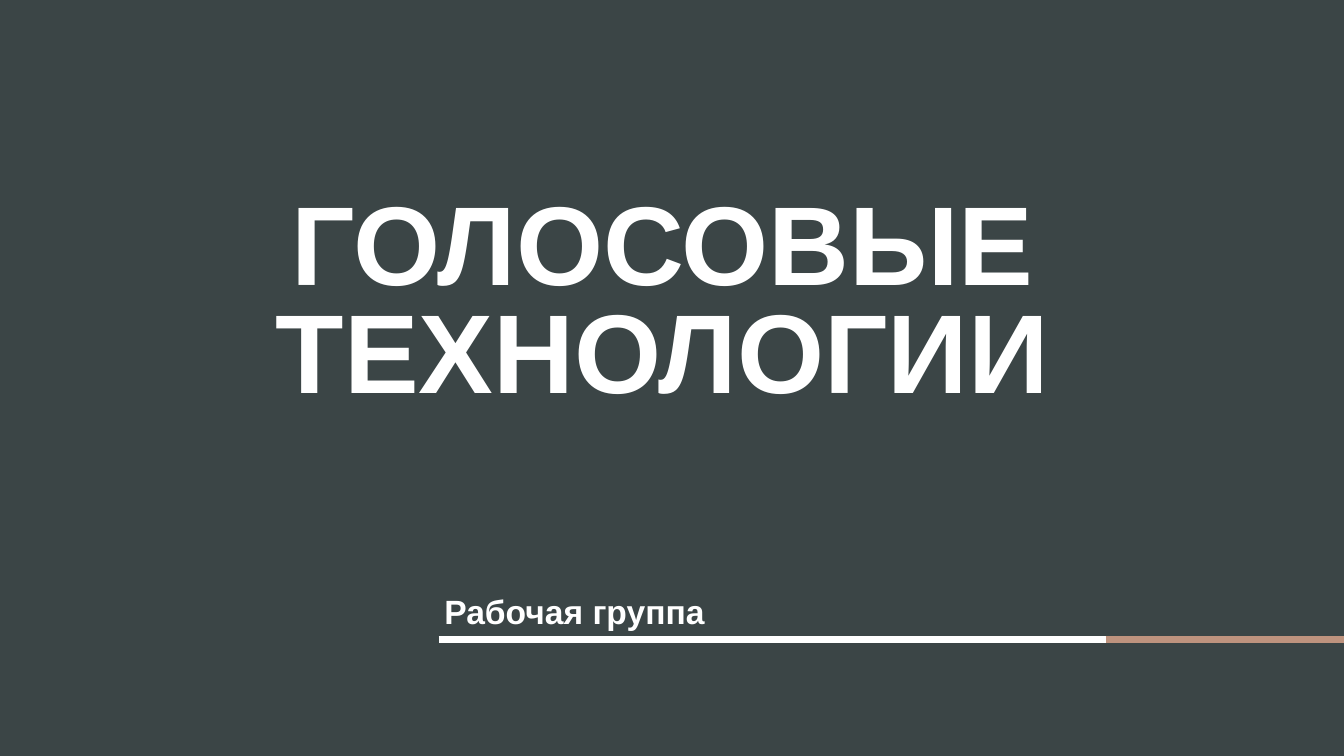
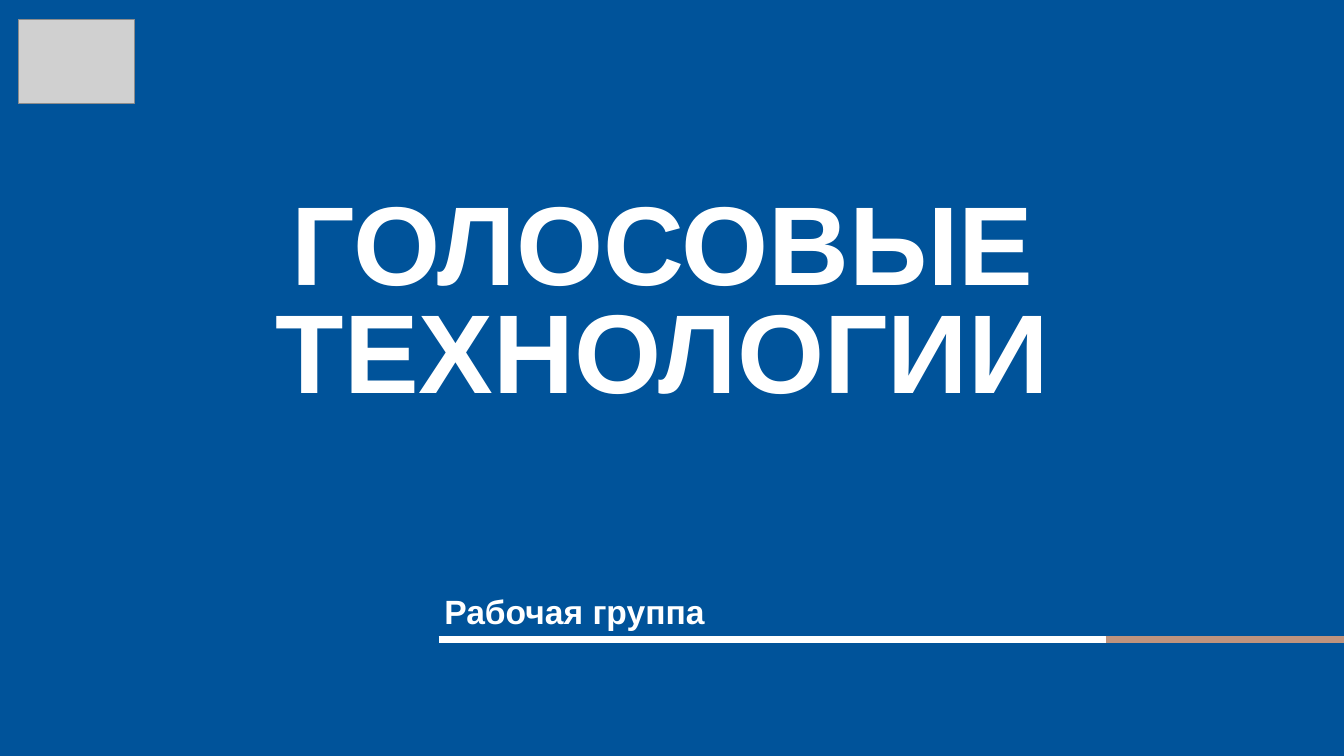
Before and after one commit to dmitrii-naumenko/Pet_SST_NLP, a slide deck: slide 1 of Презентация.pptx. Drawn at 1344x756 pixels with LibreOffice and Linux fonts; fonts in the diff are those of the drawing; grey boxes stand for pictures. Boxes give left, top, right and bottom in pixels: in the first picture for what was removed or moved away, otherwise in the second. Text is boxed around its words. In the diff, an @@ line names an element or a change of style, - is before the commit and + after.

```diff
--- a/Презентация.pptx
+++ b/Презентация.pptx
@@ background #3B4546 to #00539A @@
@@ picture added at bbox=[18, 19, 134, 104] @@
```
Also in this commit, not shown: 8 other slides changed, 1 slide added, 3 slides removed.
